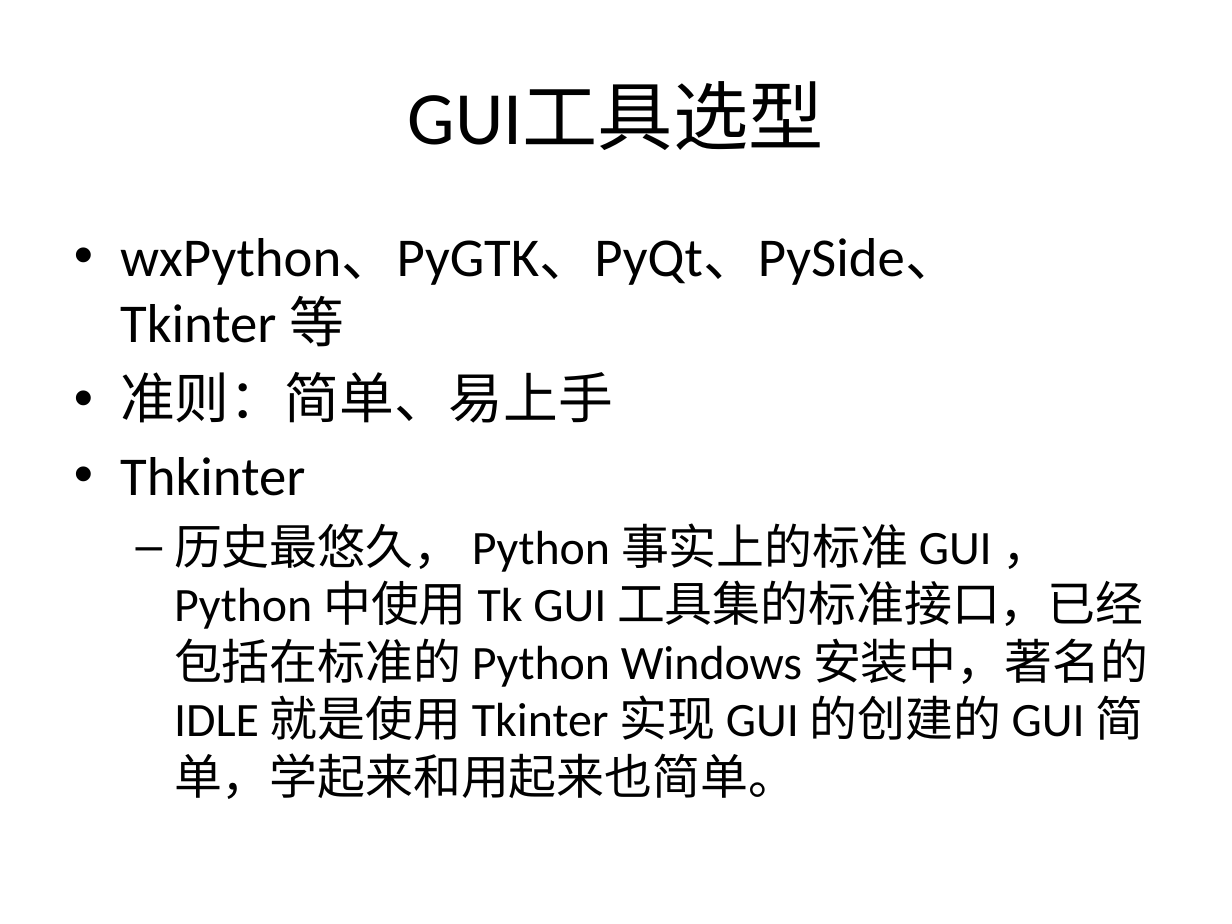
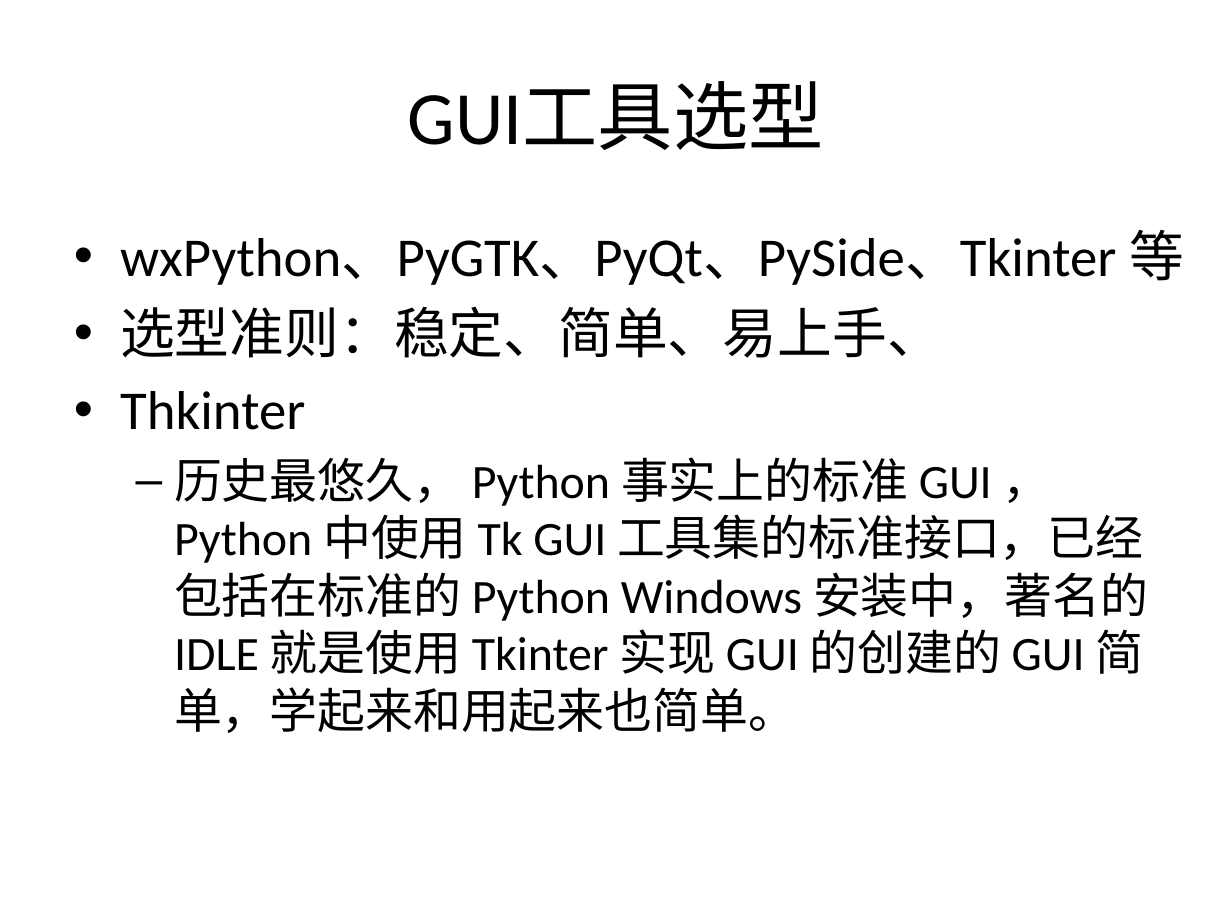
Before and after one commit to bhsei/16TeamC, a slide deck: slide 3 of 2.项目PPT/技术选型1.pptx. Drawn at 1232x924 pixels with LibreOffice and Linux fonts; fonts in the diff are those of the drawing. Boxes give left, top, right and bottom in pixels: in the first picture for what was removed or moved away, otherwise in the second. Text is boxed around its words. In the diff, an @@ line names an element or a change of style, - is before the commit and + after.

```diff
--- a/2.项目PPT/技术选型1.pptx
+++ b/2.项目PPT/技术选型1.pptx
@@ text at (120, 306, 942, 358): text changed @@
-• 准则：简单、易上手
+• 选型准则：稳定、简单、易上手、
```
Also in this commit, not shown: 2 other slides changed.
